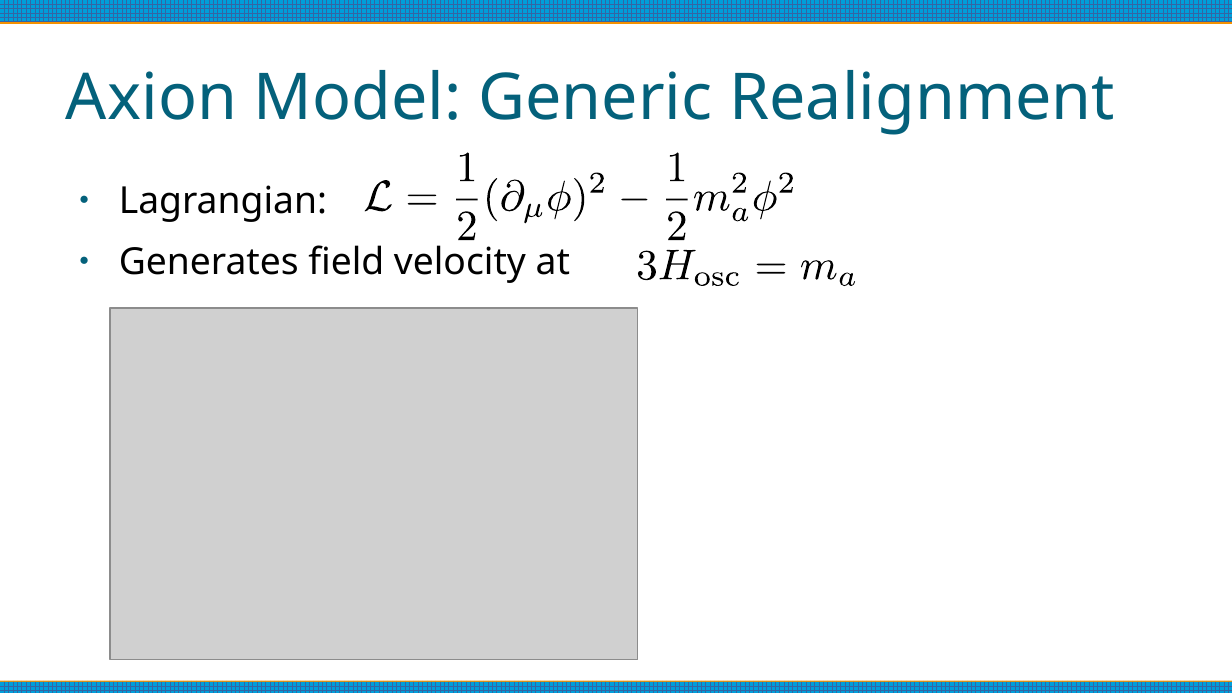
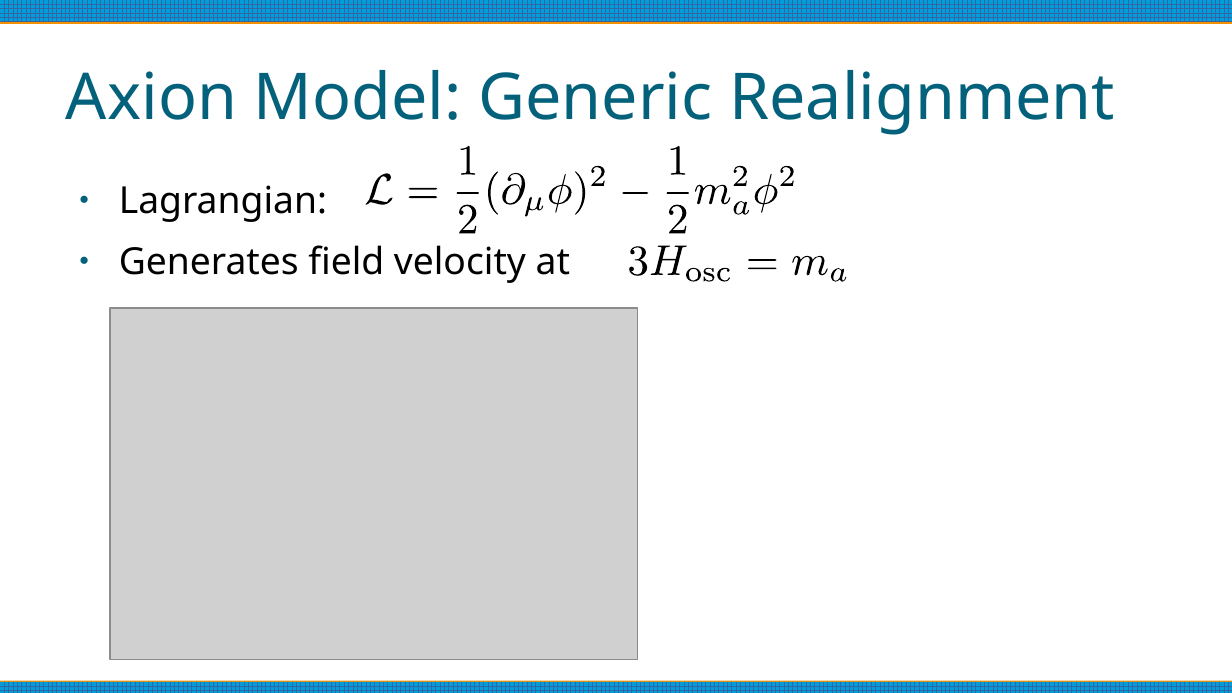
Before and after one commit to anna-jana/masters-project, a slide deck: slide 11 of reports/thesis-talk/presentation.odp. Drawn at 1232x693 pixels with LibreOffice and Linux fonts; fonts in the diff are those of the drawing; grey boxes stand for pictures. Boxes give left, top, right and bottom in pixels: in the first picture for what was removed or moved away, otherwise in the second. Text is boxed around its words. In the diff, an @@ line names an element or a change of style, - is before the commit and + after.

```diff
--- a/reports/thesis-talk/presentation.odp
+++ b/reports/thesis-talk/presentation.odp
@@ 21 freeform shapes: place and size @@
-21 freeform shapes at [364,152,793,240]
+21 freeform shapes at [366,146,794,234]
@@ 9 freeform shapes: place and size @@
-9 freeform shapes at [638,250,855,286]
+9 freeform shapes at [629,246,847,282]
```
Also in this commit, not shown: 14 other slides changed, 2 slides added, 1 slide removed, 7 other files.
